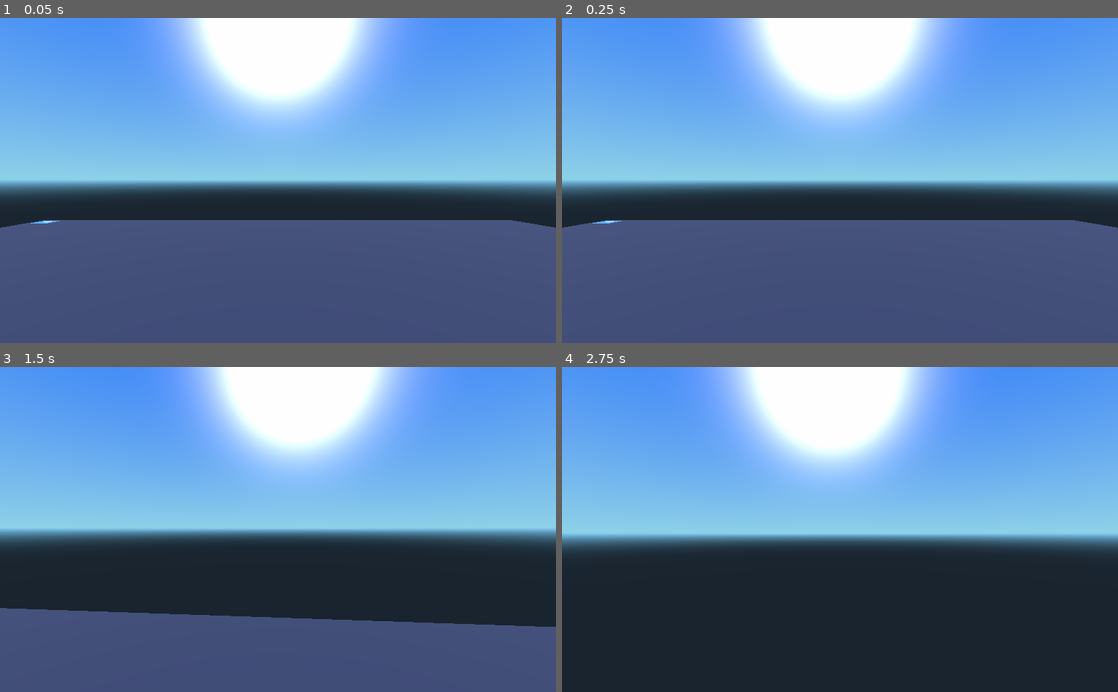
Above: before the commit, frames 1-4 (two rows, left to right).
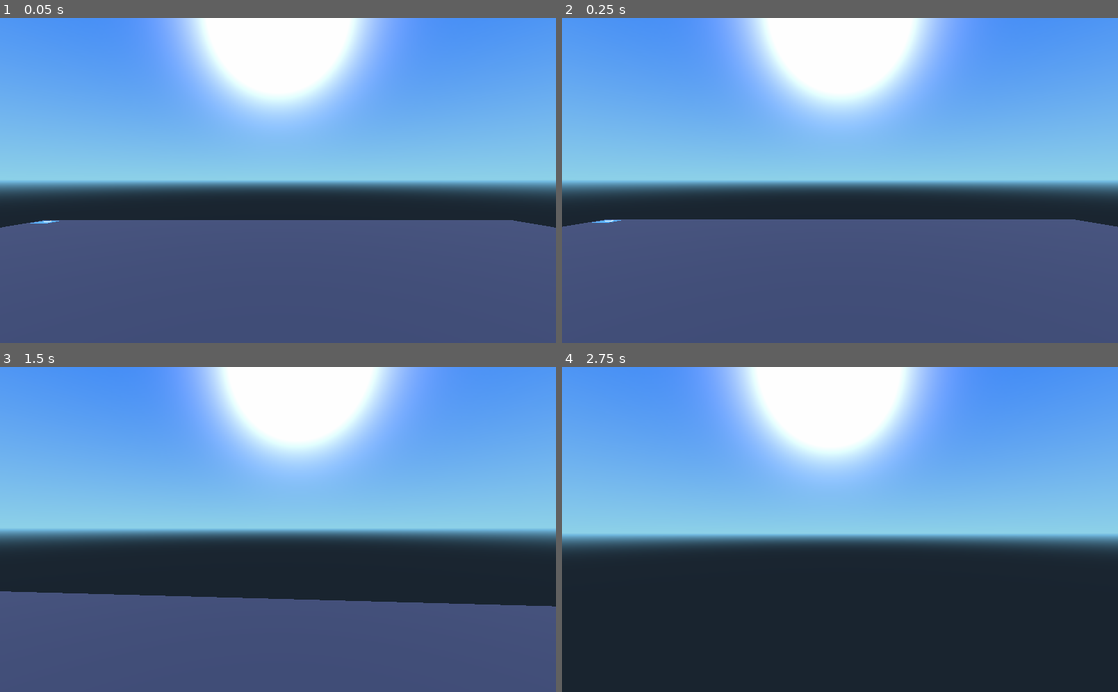
Above: after the commit, the same moments.

Repository: oskude/mcc-proto1
Game: Godot game, scene res://Main.tscn
Two runs of this game, one before a commit and one after it. Both use one fixed random seed, a clock stepped at 60 frames per second and the inputs below. The engine's default icon, where the game draws it, is replaced by a stand-in: a white triangle on a blue panel in a dark square.
Inputs (mouse positions are in pixels of both pictures, inside the frame that each line leads up to):
- Up to frame 1 (0.05 s): no input
- Up to frame 2 (0.25 s): no input
- Up to frame 3 (1.5 s): tap Enter at 0.5 s; move the mouse to (305, 529) at 0.52 s; hold W (player_move_forward) from 0.53 s (still down); move the mouse to (250, 529) at 1.27 s
- Up to frame 4 (2.75 s): keep holding W (player_move_forward); move the mouse to (851, 523) at 2.02 s

The runs differ from the first frame. In frame 1, less than 0.1% of the frame differs, in the area x 1-99%, y 62-65%; in frame 2, 0.3%; in frame 3, 5.8%, in the area x 0-100%, y 69-80%; in frame 4, nothing differs.

Commit message:
activate grawity

Diff:
--- a/Player.gd
+++ b/Player.gd
@@ -25,14 +25,13 @@
 	if Input.is_action_pressed("player_move_right"):    direction += aim.x
 	direction = direction.normalized()
 
-	#var gravity = velocity.y
-	#if not is_on_floor():
-	#	gravity += GRAVITY * delta
+	var gravity = velocity.y
+	if not is_on_floor():
+		gravity += GRAVITY * delta
 
 	var accel = DEACCEL if direction.length() > 0 else ACCEL
 	velocity = velocity.linear_interpolate(direction * MAX_SPEED, accel * delta);
-	velocity.y = 0;
-	#velocity.y = gravity;
+	velocity.y = gravity;
 
 	var motion = velocity * delta
 	motion = move_and_slide(motion, UP)
